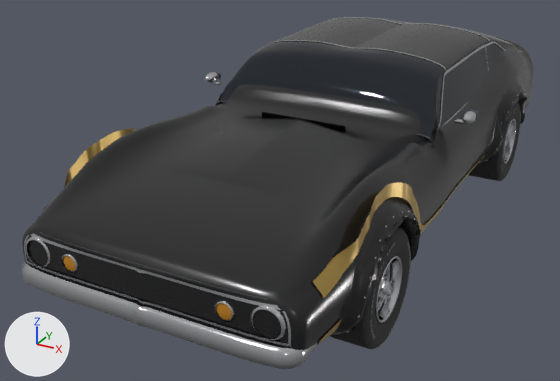
Renders of the glTF model models/javelin-amx-v3.glb from each side of a commit.
The view is the same before and after, from a camera (50 mm lens) standing at (2.31, -5.15, 2.64) and looking at (-0.32, -0.37, 0.25). Every picture has the same lights, and +X, +Y and +Z are marked at lower left. The older version comes first. Where no turn or scale is listed for an object, it has been applied to the vertices. Vertices at exactly the same position are counted once.

Names of what the first picture shows: 'Body', 'Details', 'Glasshouse', 'Stripe', 'Wheel_FL', 'Wheel_RL' and 2 more.
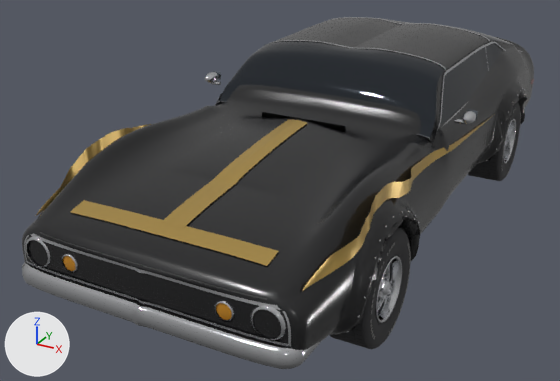
Changed parts and their boxes (x1, y1, x2, y2) in the pictures (560 x 381 px; the box of a moved part takes in the faces that stretch with it):
'Stripe', reshaped (6% narrower, 27% shorter): before (43, 104, 528, 344); after (36, 117, 491, 291)
part 1 of me_stripe, added (orange): after (162, 119, 307, 228)
part 2 of me_stripe, added (orange): after (70, 200, 279, 266)
part 3 of me_stripe, deleted: before (318, 320, 341, 344)
part 4 of me_stripe, moved or reshaped: before (313, 155, 485, 298); after (302, 117, 491, 291)
part 5 of me_stripe, moved or reshaped (mostly hidden): before (43, 129, 136, 211); after (36, 124, 151, 215)

Patch to the scene script:
```diff
--- a/models/javelin-amx-v3.glb.py
+++ b/models/javelin-amx-v3.glb.py
@@ me_stripe @@
 # used by ob_stripe; location = (0.0, 0.0, 0.0)
-me_stripe.from_pydata(...)  # 1690 vertices, 2488 faces; spans x -0.98..0.98, y -2.22..2.3, z 0.32..0.96
+me_stripe.from_pydata(...)  # 1584 vertices, 2348 faces; spans x -0.97..0.97, y -2.3..0.79, z 0.71..0.96
+# me_stripe part 1: a new loose piece of 205 vertices spanning x -0.08..0.08, y -2.15..-0.7, z 0.8..0.96, in mat_stripe (orange #b89952)
+# me_stripe part 2: a new loose piece of 147 vertices spanning x -0.64..0.64, y -2.25..-2.13, z 0.77..0.8, in mat_stripe (orange #b89952)
+# me_stripe part 3: the loose piece of 52 vertices spanning x 0.84..0.95, y -2.22..-2.04, z 0.32..0.44 is deleted
+# me_stripe part 4: 6 vertices moved within x 0.88..0.97, y -2.17..-1.22, z 0.72..0.86; 615 vertices removed from x 0.87..0.98, y -2.22..0.76, z 0.32..0.95; 483 vertices added at x 0.86..0.97, y -2.3..0.79, z 0.71..0.96
+# me_stripe part 5: 6 vertices moved within x -0.97..-0.88, y -2.17..-1.22, z 0.72..0.86; 615 vertices removed from x -0.98..-0.87, y -2.22..0.76, z 0.32..0.95; 483 vertices added at x -0.97..-0.86, y -2.3..0.79, z 0.71..0.96
+# other edits to the shape of me_stripe do not show in these pictures
 me_stripe.materials.append(mat_stripe)
```
